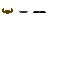
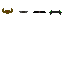
Before/after of a 64px x 64px layered artwork. What changed in the layer stack:
painted on "hilts.png" over [49,10,62,15]
